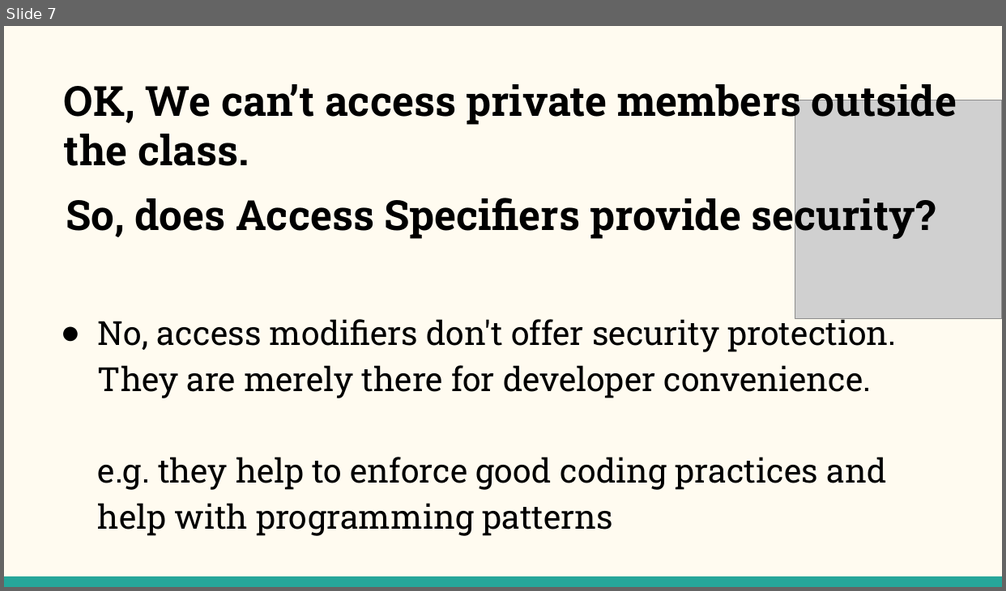
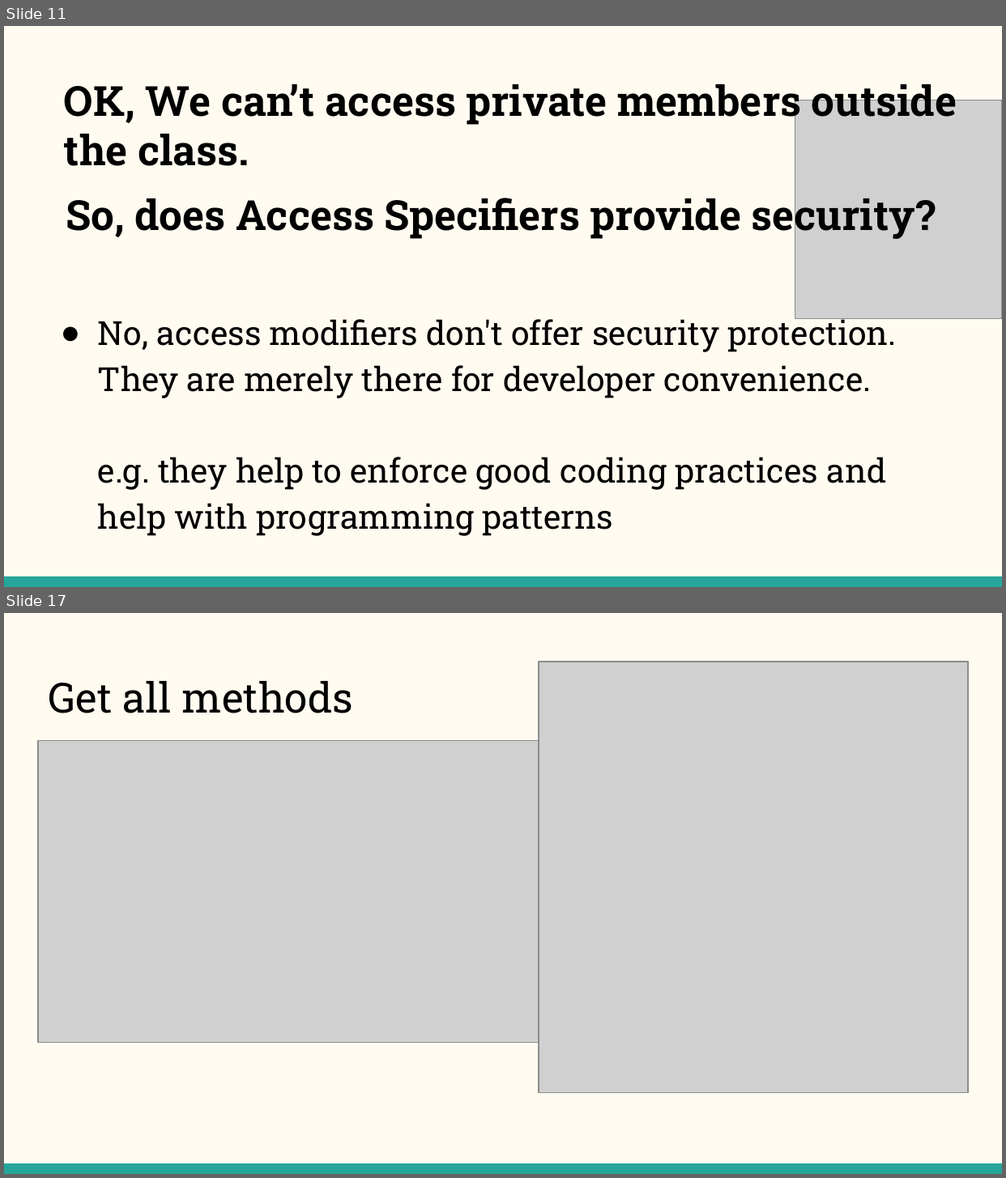
Before and after one commit to NehalPatel/Reflection, a slide deck: Reflection.pptx. Shown one above the other, each under a label of ours: slide 7 before the commit, slides 11 and 17 after it; the slides between them are not shown. The pictures are 1006x591 and 1006x1178 pixels, drawn with LibreOffice and Linux fonts; fonts in the diff are those of the drawing; grey boxes stand for pictures. Boxes give left, top, right and bottom in pixels: in the first picture for what was removed or moved away, otherwise in the second. Text is boxed around its words. In the diff, an @@ line names an element or a change of style, - is before the commit and + after.

```diff
--- a/Reflection.pptx
+++ b/Reflection.pptx
@@ slide 17 added at [4, 613, 1002, 1174], background #FFFBF0; not listed: 1 template element that a slide beside it also shows @@
@@ title added at [48, 681, 354, 713], 30 pt, text #000000 @@
+Get all methods
@@ picture added at [539, 662, 968, 1093] @@
@@ picture added at [38, 741, 573, 1042] @@
@@ what was slide 7 is now slide 11 @@
```
Also in this commit, not shown: 2 slides changed, 11 other slides added, 13 other files.
